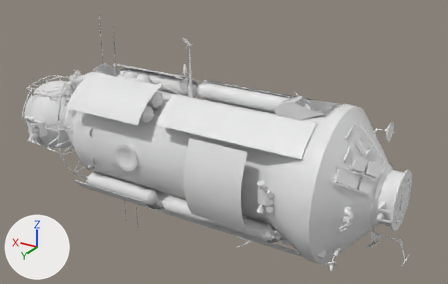
The Blender file Mesh/iss_zarya.blend: old version first, new version second.
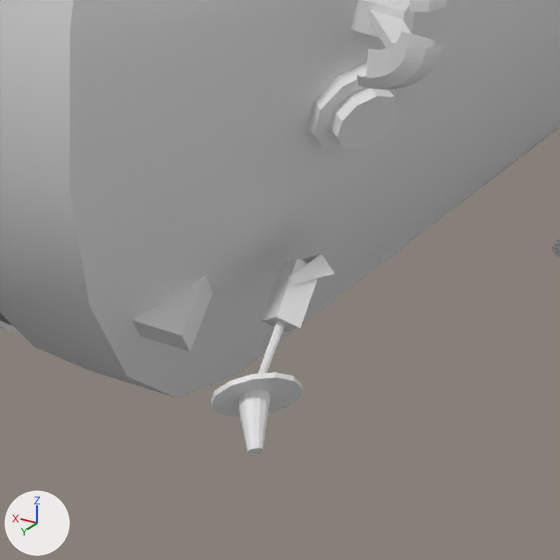
Each version appears first whole from a camera (50 mm lens) standing at (-6.13, 8.85, 4.71) and looking at (-0.65, -0.3, 0.14), and next in a close-up on the part from 67% to 82% of the width and 77% to 100% of the height. The lights are fixed; the arrows at lower left show +X, +Y and +Z.

Objects in the first close-up: 'Antennes A', 'Bouteilles', 'Corps', 'Fin corps', 'Paraboles', 'Structure A'.
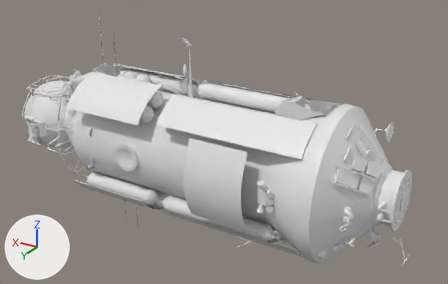
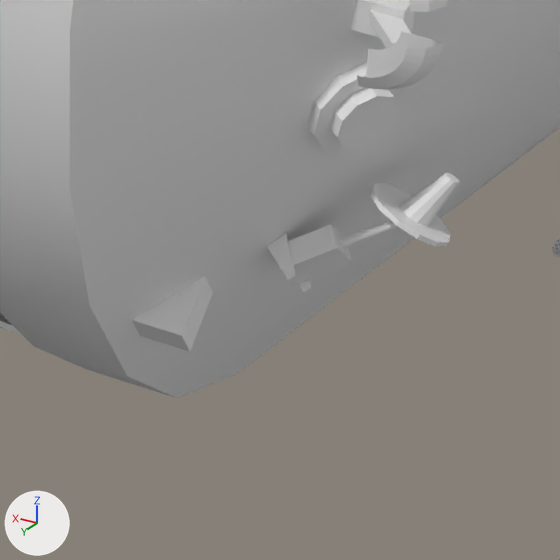
Pixel boxes [x1, y1, x2, y2] of what changed, in the close-ups (560 x 560 px):
'Paraboles', reshaped
    before: [211, 31, 560, 417]
    after: [307, 31, 560, 257]
'antenna_1', added
    after: [279, 173, 460, 285]
'Antennes A', reshaped
    before: [132, 277, 270, 455]
    after: [132, 277, 213, 352]
'antenna_1_stick', added
    after: [267, 233, 311, 293]
part 1 of me_fgb_ext_layers_core, deleted
    before: [237, 390, 270, 455]
part 2 of me_fgb_ext_layers_core_006, deleted
    before: [211, 254, 335, 417]

Diff of the bpy script that builds the scene:
```diff
--- a/Mesh/iss_zarya.blend.py
+++ b/Mesh/iss_zarya.blend.py
@@ me_fgb_ext_layers_core @@
 me_fgb_ext_layers_core.from_pydata(...)  # 2451 vertices, 328 faces; spans x -4.05..3.98, y -2.32..2.33, z -1.15..1.13
 # used by ob_antennes_a; location = (0.0, 0.0, 0.0); rotation_euler = (1.571, 0.0, 0.0), in degrees (90, 0, 0)
+# me_fgb_ext_layers_core part 1: the loose piece of 24 vertices spanning x -3.44..-3.36, y -0.88..-0.79, z -1.15..-1.04 is deleted
 me_fgb_ext_layers_core.materials.append(mat_iss_zarya)
@@ me_fgb_ext_layers_core_006 @@
 # used by ob_paraboles; location = (0.0, 0.0, 0.0); rotation_euler = (1.571, 0.0, 0.0), in degrees (90, 0, 0)
-me_fgb_ext_layers_core_006.from_pydata(...)  # 1937 vertices, 1212 faces; spans x -4.35..3.84, y -1.06..1.04, z -1.12..1.02
+me_fgb_ext_layers_core_006.from_pydata(...)  # 1865 vertices, 1164 faces; spans x -4.35..3.84, y -1.06..1.04, z -1.02..1.02
+# me_fgb_ext_layers_core_006 part 2: 6 loose pieces with 72 vertices, spanning x -3.47..-3.32, y -0.89..-0.62, z -1.12..-0.8, are deleted
 me_fgb_ext_layers_core_006.materials.append(mat_iss_zarya)
@@ me_fgb_ext_layers_core_019 @@
+me_fgb_ext_layers_core_019.from_pydata(...)  # 24 vertices, 18 faces; spans x -0.0521..0.0589, y -0.0394..0.0442, z -0.0672..0.0436
+me_fgb_ext_layers_core_019.materials.append(mat_iss_zarya)  # white #e7e7e7
@@ me_fgb_ext_layers_core_004 @@
+me_fgb_ext_layers_core_004.from_pydata(...)  # 72 vertices, 45 faces; spans x -0.083..0.072, y -0.066..0.096, z -0.018..0.353
+me_fgb_ext_layers_core_004.materials.append(mat_iss_zarya)  # white #e7e7e7
@@ ob_antenna_1_stick @@
+ob_antenna_1_stick = bpy.data.objects.new('antenna_1_stick', me_fgb_ext_layers_core_019)
+ob_antenna_1_stick.location = (-3.354, 0.82, -0.665)
+ob_antenna_1_stick.rotation_euler = (2.667, 1.421, 1.743)  # degrees (153, 81, 100)
@@ ob_antenna_1 @@
+ob_antenna_1 = bpy.data.objects.new('antenna_1', me_fgb_ext_layers_core_004)
+ob_antenna_1.location = (-3.363, 0.824, -0.667)
+ob_antenna_1.rotation_euler = (0.955, 5.797, -0.88)  # degrees (55, 332, -50)
```
